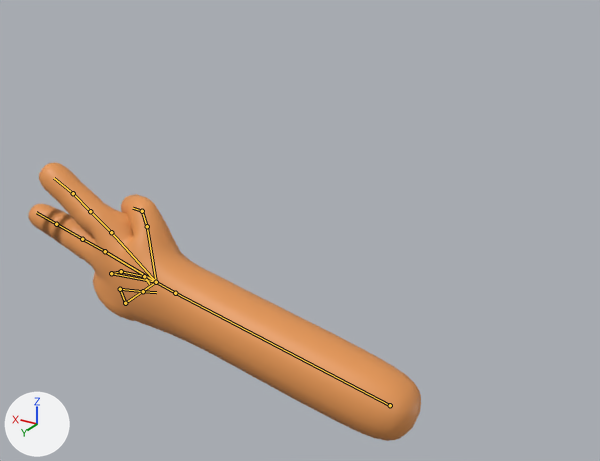
What one commit did to the glTF model assets/tom/neu/s1_Schere_LOSS.glb.
Before and after are seen from a camera (50 mm lens) standing at (-23.1, 64.8, 38.1) and looking at (4.7, 18.5, 14.9). The axes (+X, +Y, +Z) are drawn at lower left. The lights are the same throughout. Both versions are drawn at frame 98 of the action 'schere'; the numbers are the values there. The bones that bend it are drawn over the model as lines.
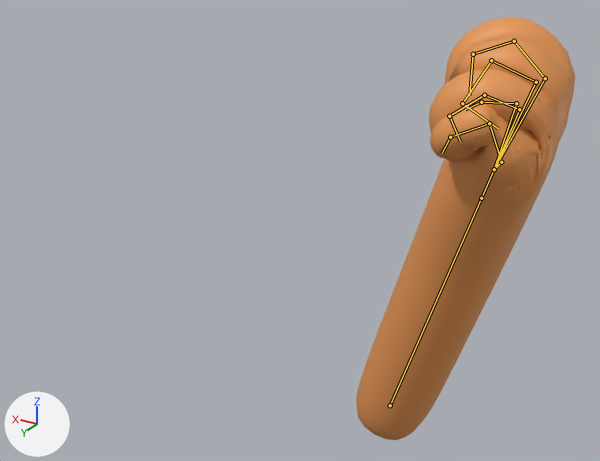
Commit message: updated Spieler 1 Schere Loss-Animation

Changed parts and their boxes (x1, y1, x2, y2) in the pictures (600 x 461 px):
'Cube', posed (44% narrower, 52% taller)
    before: (28, 163, 421, 441)
    after: (356, 17, 575, 440)
bone 'Bone', root to tip
    before: (390, 405) to (175, 293)
    after: (390, 405) to (481, 198)
bone 'Bone.002', root to tip
    before: (156, 282) to (147, 226)
    after: (494, 169) to (516, 103)
bone 'Bone.007', root to tip
    before: (147, 226) to (142, 211)
    after: (516, 103) to (481, 102)
bone 'Bone.008', root to tip
    before: (142, 211) to (133, 208)
    after: (481, 102) to (465, 109)
bone 'Bone.003', root to tip
    before: (156, 282) to (111, 232)
    after: (494, 169) to (545, 78)
bone 'Bone.009', root to tip
    before: (111, 232) to (90, 211)
    after: (545, 78) to (514, 41)
bone 'Bone.010', root to tip
    before: (90, 211) to (73, 193)
    after: (514, 41) to (473, 54)
bone 'Bone.011', root to tip
    before: (73, 193) to (54, 178)
    after: (473, 54) to (469, 95)
bone 'Bone.004', root to tip
    before: (156, 282) to (105, 251)
    after: (494, 169) to (536, 82)
bone 'Bone.012', root to tip
    before: (105, 251) to (82, 239)
    after: (536, 82) to (491, 60)
bone 'Bone.013', root to tip
    before: (82, 239) to (56, 224)
    after: (491, 60) to (462, 103)
bone 'Bone.014', root to tip
    before: (56, 224) to (36, 212)
    after: (462, 103) to (498, 128)

Patch to the scene script:
```diff
--- a/assets/tom/neu/s1_Schere_LOSS.glb.py
+++ b/assets/tom/neu/s1_Schere_LOSS.glb.py
@@ bone_bone @@
 bone_bone = bpy.data.objects['schere'].pose.bones['Bone']
-bone_bone.rotation_quaternion = (-0.33, -0.68, 0.482, 0.442)  # degrees (114, 16, -81)
+bone_bone.rotation_quaternion = (0.232, -0.946, 0.0, -0.227)  # degrees (-151, -25, -7)
@@ bone_bone_002 @@
 bone_bone_002 = bpy.data.objects['schere'].pose.bones['Bone.002']  # child of 'Bone.001'
-bone_bone_002.rotation_quaternion = (0.976, -0.081, -0.201, 0.028)  # degrees (-11, -23, 5)
+bone_bone_002.rotation_quaternion = (0.979, -0.07, -0.19, 0.037)  # degrees (-9, -21, 6)
@@ bone_bone_007 @@
 bone_bone_007 = bpy.data.objects['schere'].pose.bones['Bone.007']  # child of 'Bone.002'
-bone_bone_007.rotation_quaternion = (0.612, 0.254, -0.622, 0.418)  # degrees (-65, -77, 122)
+bone_bone_007.rotation_quaternion = (0.28, -0.076, -0.511, 0.809)  # degrees (-62, -9, 147)
@@ bone_bone_008 @@
 bone_bone_008 = bpy.data.objects['schere'].pose.bones['Bone.008']  # child of 'Bone.007'
-bone_bone_008.rotation_quaternion = (0.946, 0.21, -0.15, -0.197)  # degrees (28, -12, -26)
+bone_bone_008.rotation_quaternion = (0.905, 0.391, -0.124, -0.111)  # degrees (48, -8, -17)
@@ bone_bone_003 @@
 bone_bone_003 = bpy.data.objects['schere'].pose.bones['Bone.003']  # child of 'Bone.001'
-bone_bone_003.rotation_quaternion = (1.0, 0.014, 0.014, 0.014)  # degrees (2, 2, 2)
+bone_bone_003.rotation_quaternion = (0.999, 0.024, 0.024, 0.024)  # degrees (3, 3, 3)
@@ bone_bone_009 @@
 bone_bone_009 = bpy.data.objects['schere'].pose.bones['Bone.009']  # child of 'Bone.003'
-bone_bone_009.rotation_quaternion = (0.937, -0.013, 0.348, -0.033)  # degrees (-3, 41, -5)
+bone_bone_009.rotation_quaternion = (0.835, -0.549, 0.024, -0.029)  # degrees (-67, 0, -4)
@@ bone_bone_010 @@
 bone_bone_010 = bpy.data.objects['schere'].pose.bones['Bone.010']  # child of 'Bone.009'
-bone_bone_010.rotation_quaternion = (0.937, -0.013, 0.348, -0.033)  # degrees (-3, 41, -5)
+bone_bone_010.rotation_quaternion = (0.835, -0.549, 0.024, -0.029)  # degrees (-67, 0, -4)
@@ bone_bone_011 @@
 bone_bone_011 = bpy.data.objects['schere'].pose.bones['Bone.011']  # child of 'Bone.010'
-bone_bone_011.rotation_quaternion = (0.937, -0.013, 0.348, -0.033)  # degrees (-3, 41, -5)
+bone_bone_011.rotation_quaternion = (0.835, -0.549, 0.024, -0.029)  # degrees (-67, 0, -4)
@@ bone_bone_004 @@
 bone_bone_004 = bpy.data.objects['schere'].pose.bones['Bone.004']  # child of 'Bone.001'
-bone_bone_004.rotation_quaternion = (0.999, 0.002, 0.03, -0.033)  # degrees (0, 3, -4)
+bone_bone_004.rotation_quaternion = (0.999, 0.012, 0.039, -0.023)  # degrees (1, 4, -3)
@@ bone_bone_012 @@
 bone_bone_012 = bpy.data.objects['schere'].pose.bones['Bone.012']  # child of 'Bone.004'
-bone_bone_012.rotation_quaternion = (0.988, 0.014, 0.151, -0.001)  # degrees (2, 17, 0)
+bone_bone_012.rotation_quaternion = (0.731, -0.682, 0.013, -0.001)  # degrees (-86, 1, -1)
@@ bone_bone_013 @@
 bone_bone_013 = bpy.data.objects['schere'].pose.bones['Bone.013']  # child of 'Bone.012'
-bone_bone_013.rotation_quaternion = (0.988, 0.014, 0.151, -0.001)  # degrees (2, 17, 0)
+bone_bone_013.rotation_quaternion = (0.731, -0.682, 0.013, -0.001)  # degrees (-86, 1, -1)
@@ bone_bone_014 @@
 bone_bone_014 = bpy.data.objects['schere'].pose.bones['Bone.014']  # child of 'Bone.013'
-bone_bone_014.rotation_quaternion = (0.988, 0.014, 0.151, -0.001)  # degrees (2, 17, 0)
+bone_bone_014.rotation_quaternion = (0.731, -0.682, 0.013, -0.001)  # degrees (-86, 1, -1)
```
